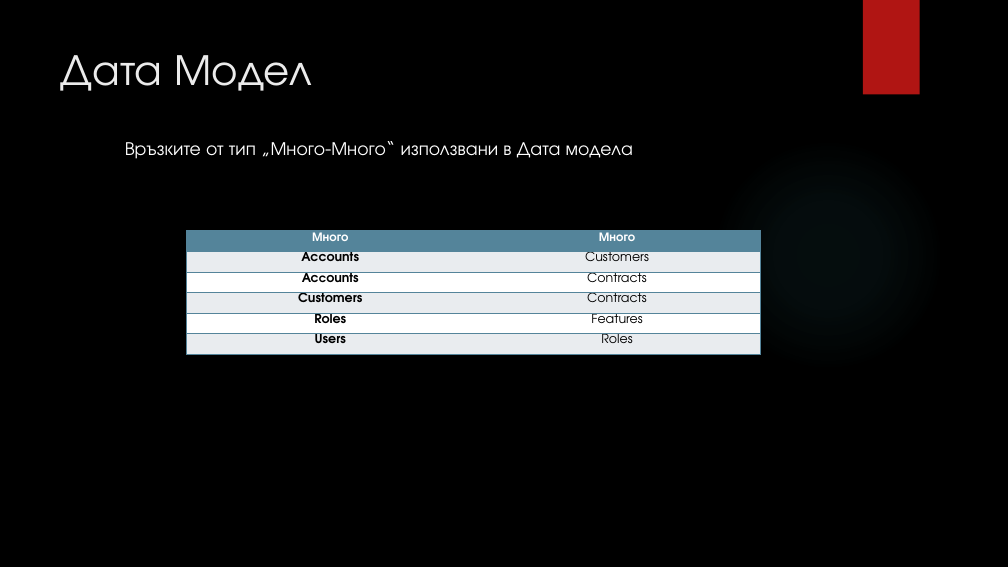
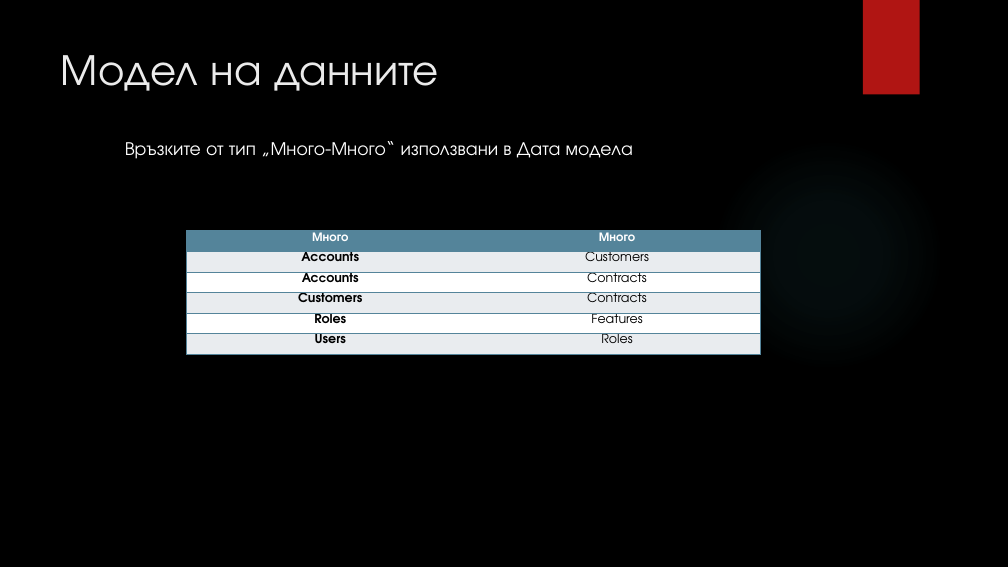
Before and after one commit to fahmiprasetya/PSS, a slide deck: slide 12 of I1/Current_Working_Directory/E2/ABM E2 Presentation.pptx. Drawn at 1008x567 pixels with LibreOffice and Linux fonts; fonts in the diff are those of the drawing; background and template pictures are left out. Boxes give left, top, right and bottom in pixels: in the first picture for what was removed or moved away, otherwise in the second. Text is boxed around its words. In the diff, an @@ line names an element or a change of style, - is before the commit and + after.

Commit message:
Ревизия на модел на данните.

```diff
--- a/I1/Current_Working_Directory/E2/ABM E2 Presentation.pptx
+++ b/I1/Current_Working_Directory/E2/ABM E2 Presentation.pptx
@@ title at <box>61,55,439,91</box>: text changed @@
-Дата Модел
+Модел на данните
```
Also in this commit, not shown: 5 other slides changed, 1 other file.
